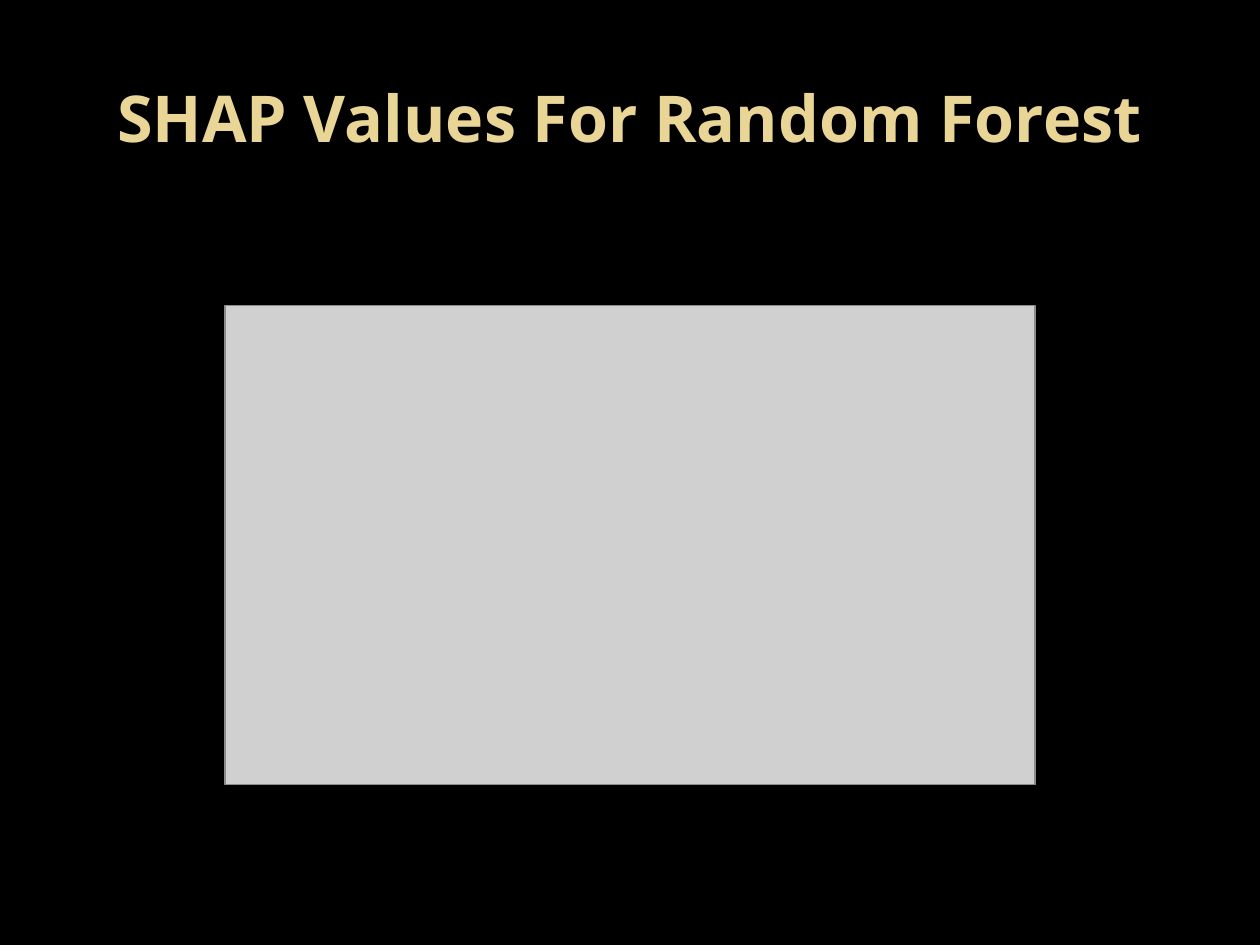
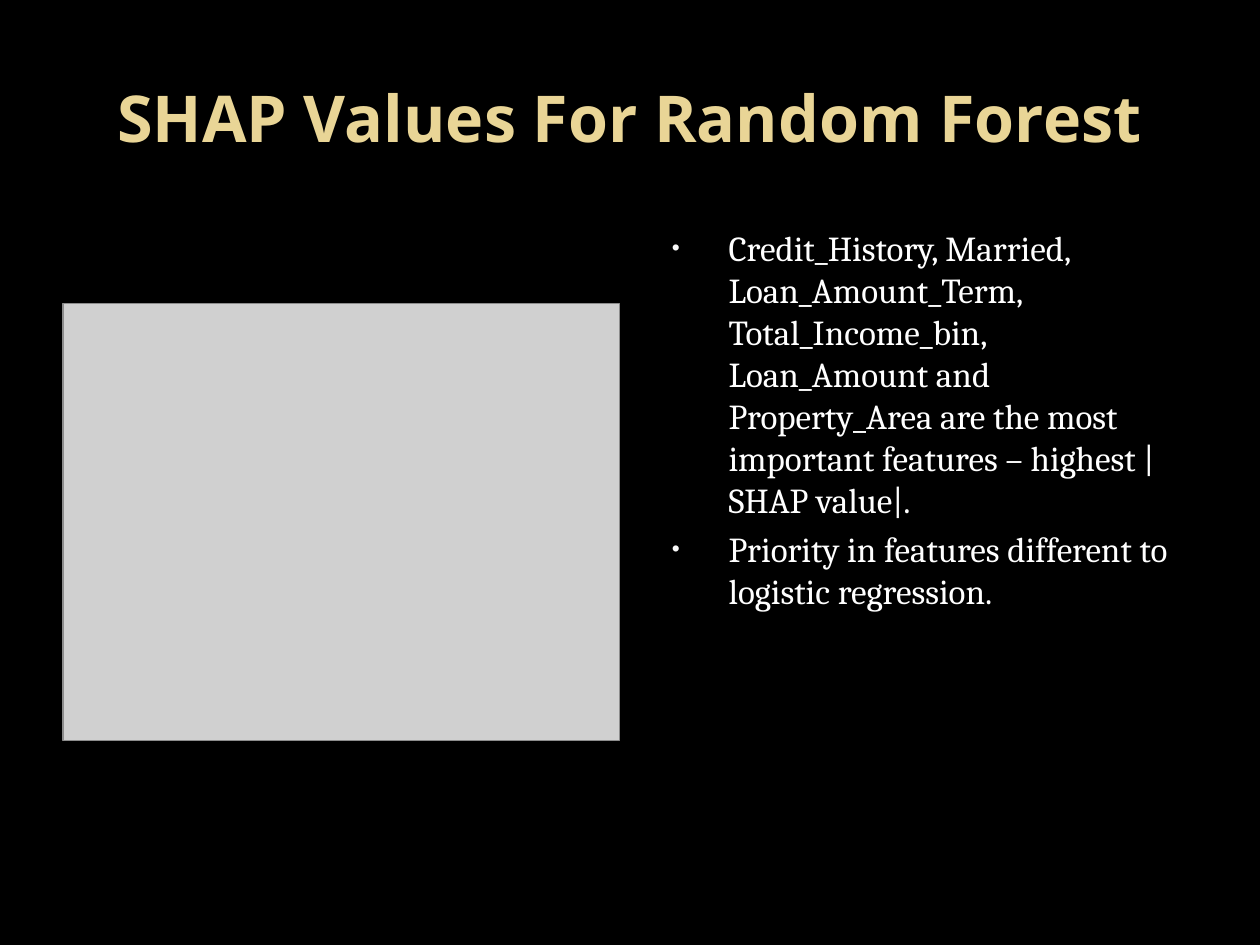
Before and after one commit to mwallace123/Bank-Loan-Bot, a slide deck: slide 37 of Bank Loan Bot Presentation.pptx. Drawn at 1260x945 pixels with LibreOffice and Linux fonts; fonts in the diff are those of the drawing; grey boxes stand for pictures; background and template pictures are left out. Boxes give left, top, right and bottom in pixels: in the first picture for what was removed or moved away, otherwise in the second. Text is boxed around its words. In the diff, an @@ line names an element or a change of style, - is before the commit and + after.

```diff
--- a/Bank Loan Bot Presentation.pptx
+++ b/Bank Loan Bot Presentation.pptx
@@ text added at (729,236,1168,612), 20 pt, text #FFFFFF @@
+• Credit_History, Married, Loan_Amount_Term, Total_Income_bin, Loan_Amount and Property_Area are the most important features – highest |SHAP value|.
+• Priority in features different to logistic regression.
@@ picture: place and size @@
-picture at (226,305,1036,784)
+picture at (63,304,620,740)
```
Also in this commit, not shown: 1 other slide changed, 1 slide added.
